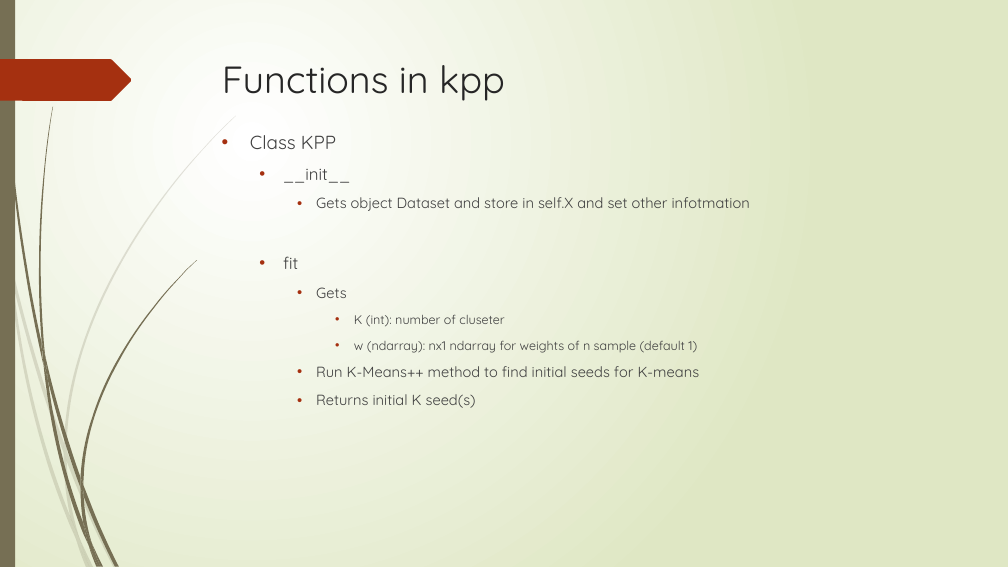
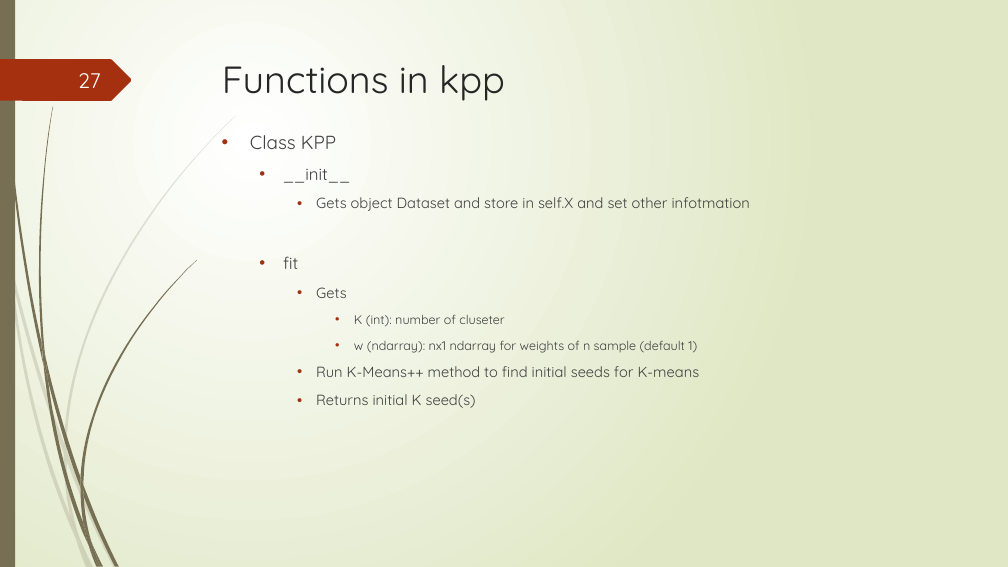
Before and after one commit to hsmmi/Exact-Acceleration-of-K-Means-and-K-Means-parallel, a slide deck: slide 27 of report/spr_final_paper.pptx. Drawn at 1008x567 pixels with LibreOffice and Linux fonts; fonts in the diff are those of the drawing. Boxes give left, top, right and bottom in pixels: in the first picture for what was removed or moved away, otherwise in the second. Text is boxed around its words. In the diff, an @@ line names an element or a change of style, - is before the commit and + after.

Commit message:
update powerpoint

```diff
--- a/report/spr_final_paper.pptx
+++ b/report/spr_final_paper.pptx
@@ page number added at (78,73,101,88), 20 pt, text #FEFFFF @@
+27
```
Also in this commit, not shown: 31 other slides changed, 3 slides added, 1 slide removed, 1 other file.
